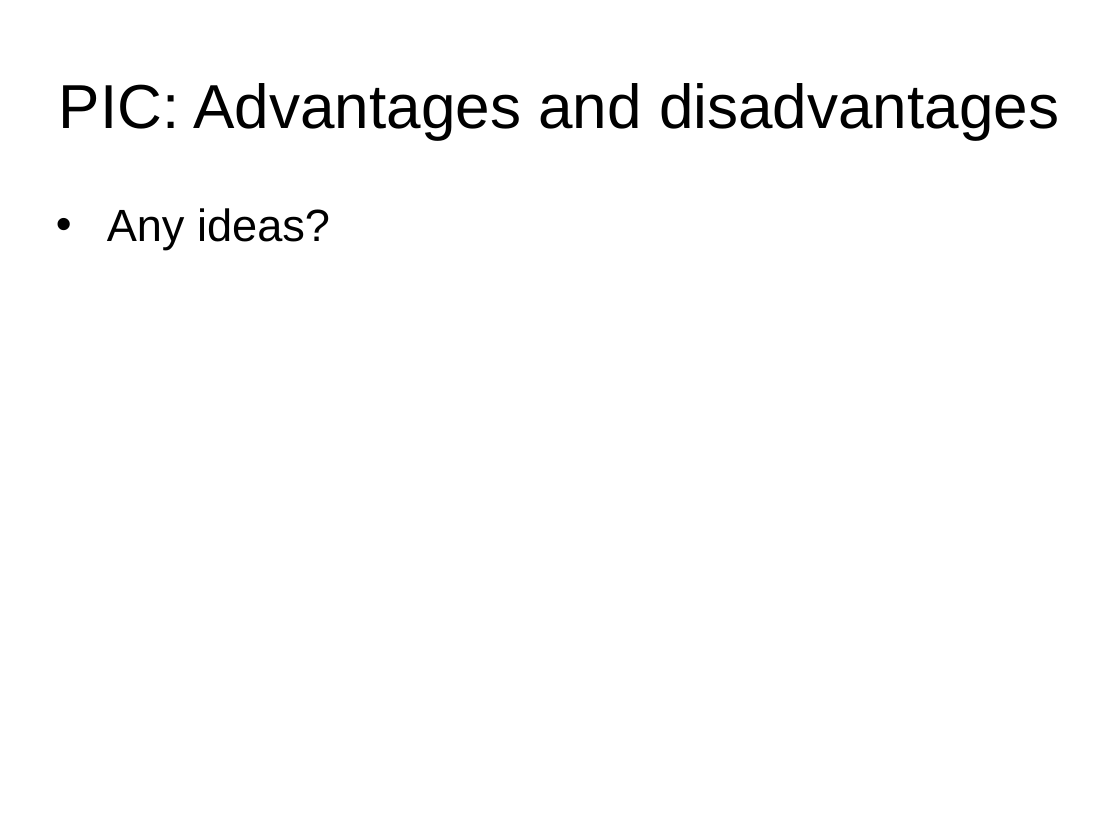
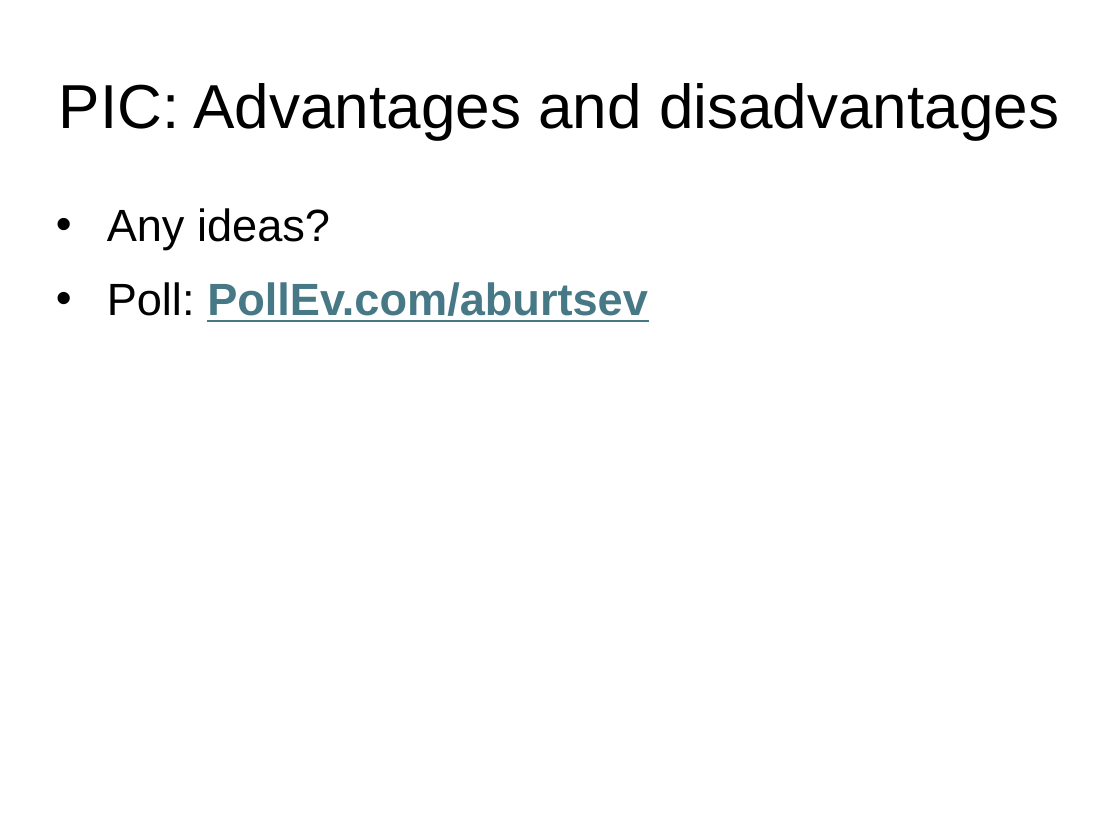
Before and after one commit to antonburtsev/cs5460, a slide deck: slide 118 of lectures/lecture05-linking-and-loading/lecture05-linking-and-loading.pptx. Drawn at 1120x840 pixels with LibreOffice and Linux fonts; fonts in the diff are those of the drawing. Boxes give left, top, right and bottom in pixels: in the first picture for what was removed or moved away, otherwise in the second. Text is boxed around its words. In the diff, an @@ line names an element or a change of style, - is before the commit and + after.

```diff
--- a/lectures/lecture05-linking-and-loading/lecture05-linking-and-loading.pptx
+++ b/lectures/lecture05-linking-and-loading/lecture05-linking-and-loading.pptx
@@ text at [107,282,648,322]: paragraph added @@
+• Poll: PollEv.com/aburtsev
```
Also in this commit, not shown: 3 other slides changed, 2 other files.
